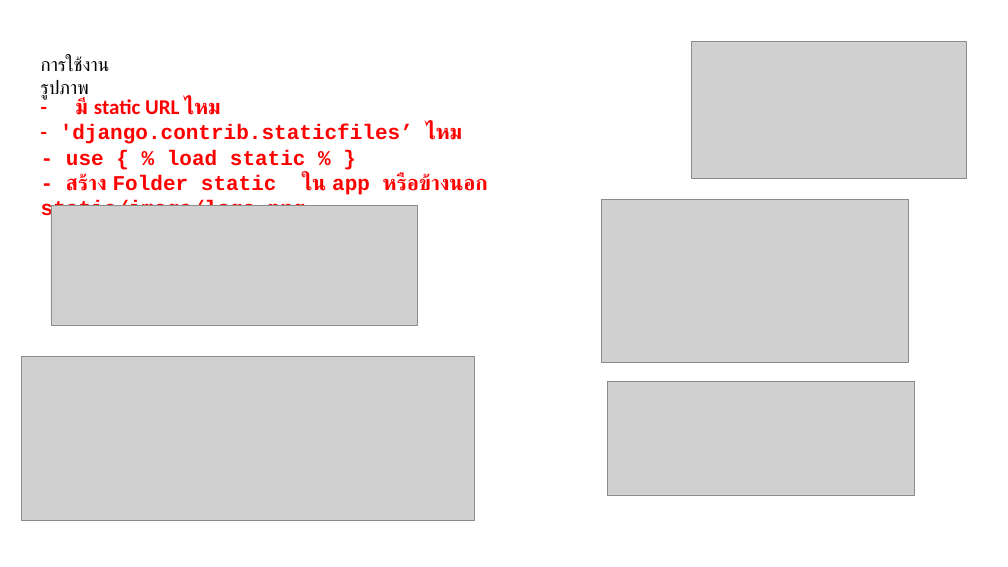
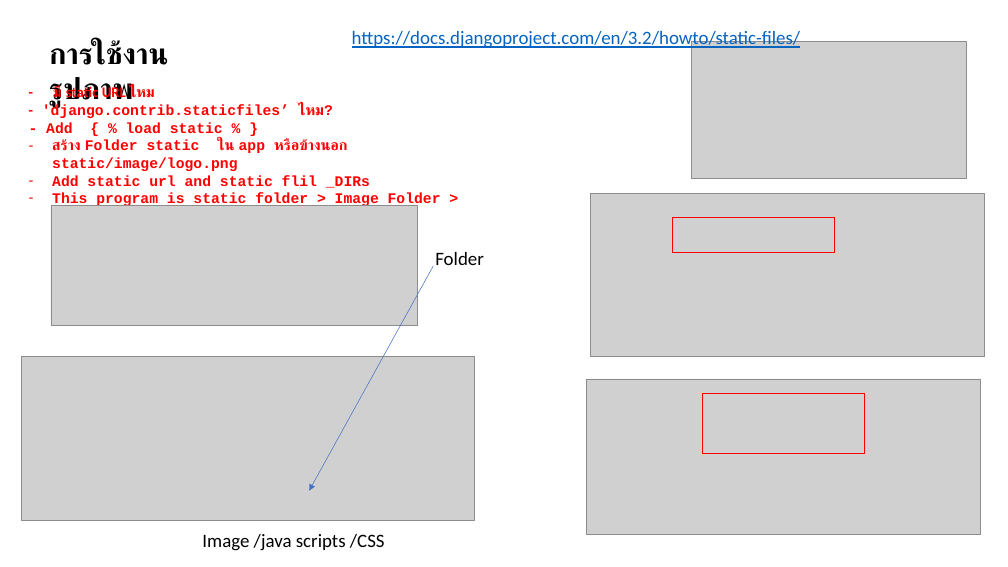
Before and after one commit to Witaya252525/Django_Who-is-Witaya, a slide deck: slide 13 of MEMO.pptx (slide 10 before the commit). Drawn at 1008x567 pixels with LibreOffice and Linux fonts; fonts in the diff are those of the drawing; grey boxes stand for pictures. Boxes give left, top, right and bottom in pixels: in the first picture for what was removed or moved away, otherwise in the second. Text is boxed around its words. In the diff, an @@ line names an element or a change of style, - is before the commit and + after.

```diff
--- a/MEMO.pptx
+++ b/MEMO.pptx
@@ text "การใช้งานรูปภาพ": place and size @@
-text "การใช้งานรูปภาพ" at bbox=[41, 57, 109, 100]
+text "การใช้งานรูปภาพ" at bbox=[49, 41, 168, 107]
@@ text "การใช้งานรูปภาพ" at bbox=[49, 41, 168, 107]: size 18 to 28 pt, bold on @@
@@ text added at bbox=[352, 31, 801, 50], 18 pt, text #0563C1, underline @@
+https://docs.djangoproject.com/en/3.2/howto/static-files/
@@ text "- มี static URL ไหม": place and size @@
-text "- มี static URL ไหม" at bbox=[41, 98, 488, 222]
+text "- มี static URL ไหม" at bbox=[42, 85, 441, 209]
@@ text at bbox=[53, 85, 155, 103]: size 20 to 14 pt in "- มี static URL ไหม" @@
@@ text at bbox=[42, 103, 441, 209]: text changed; size 20 to 14 pt @@
-- 'django.contrib.staticfiles’ ไหม
-- use { % load static % }
-- สร้าง Folder static ใน app หรือข้างนอก static/image/logo.png
+- 'django.contrib.staticfiles’ ไหม?
+- Add { % load static % }
+– สร้าง Folder static ใน app หรือข้างนอก static/image/logo.png
+– Add static url and static flil _DIRs
+– This program is static folder > Image Folder > Image.png
@@ picture: place and size @@
-picture at bbox=[602, 200, 909, 363]
+picture at bbox=[591, 194, 985, 357]
@@ rectangle added at bbox=[673, 218, 835, 253], outline #FF0000 1 pt @@
@@ arrow added from (433, 266) to (309, 491), #4472C4 0.5 pt @@
@@ text added at bbox=[435, 252, 484, 265], 18 pt, text #000000 @@
+Folder
@@ picture: place and size @@
-picture at bbox=[607, 381, 914, 496]
+picture at bbox=[587, 379, 981, 535]
@@ rectangle added at bbox=[702, 394, 864, 454], outline #FF0000 1 pt @@
@@ text added at bbox=[202, 534, 385, 551], 18 pt, text #000000 @@
+Image /java scripts /CSS
```
Also in this commit, not shown: 2 other slides changed, 10 slides added.
